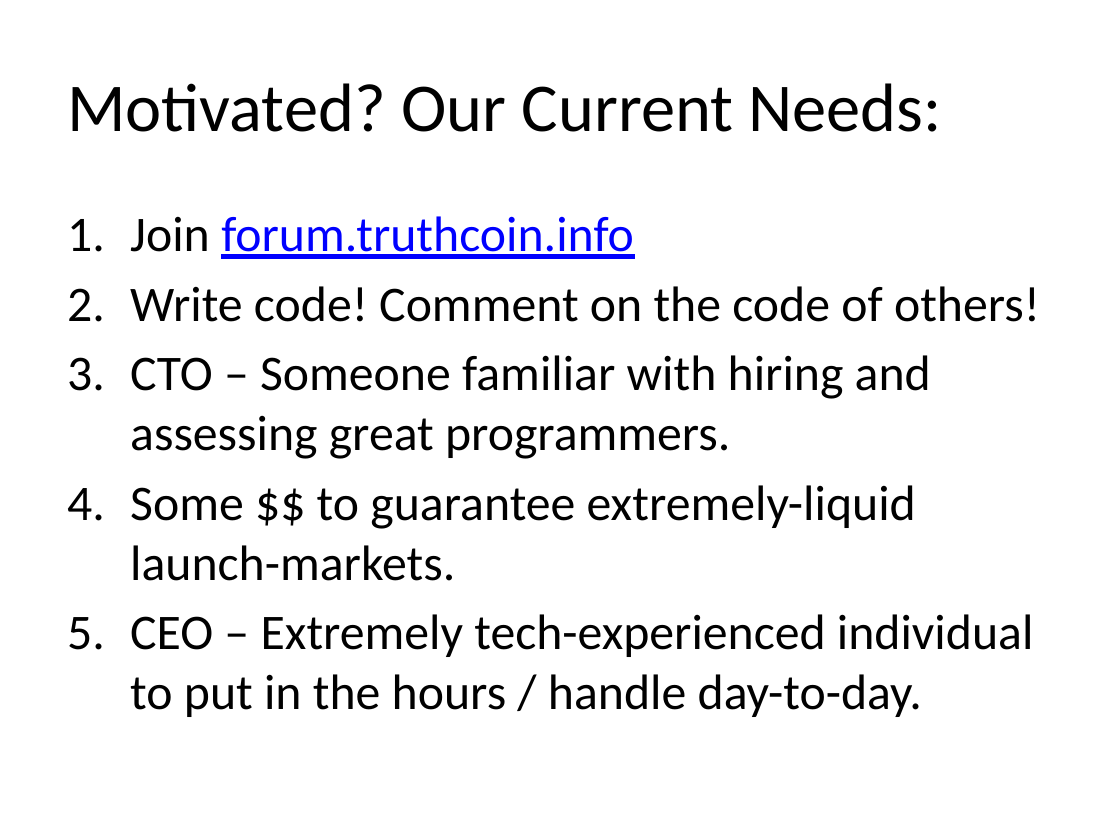
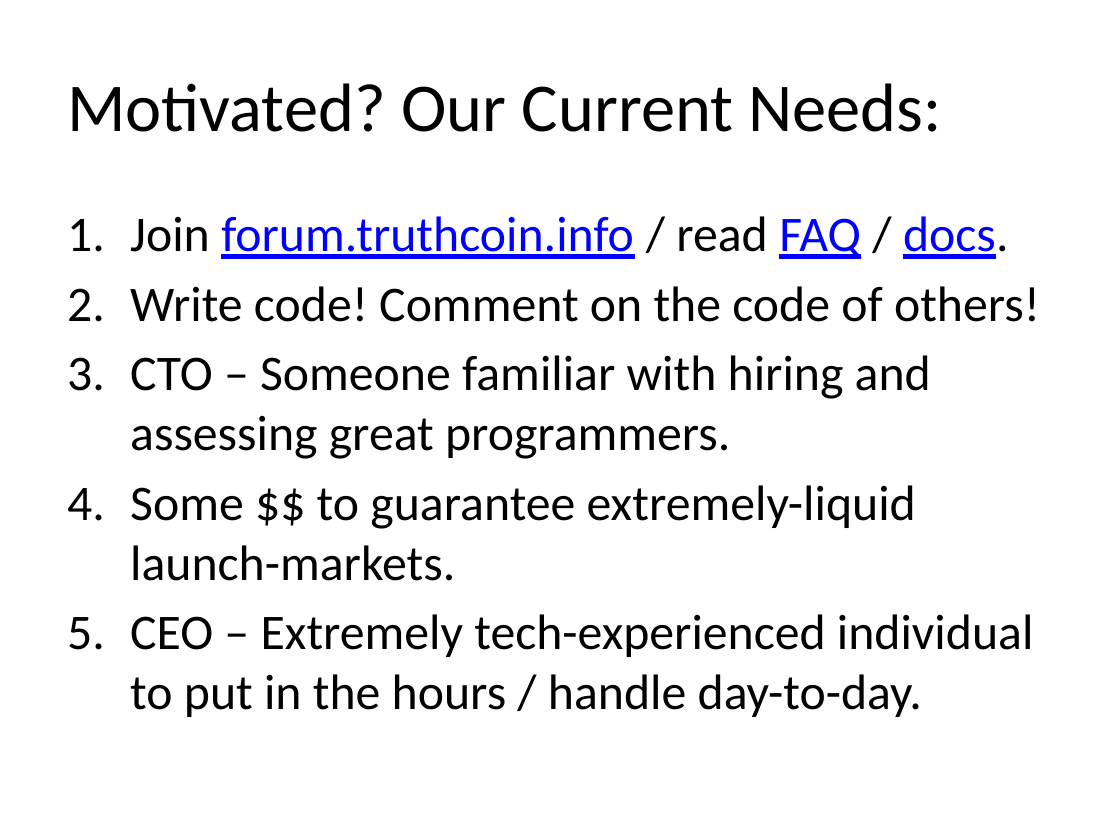
Before and after one commit to psztorc/Truthcoin, a slide deck: slide 13 of docs/TruthcoinValuable.pptx (slide 12 before the commit). Drawn at 1120x840 pixels with LibreOffice and Linux fonts; fonts in the diff are those of the drawing. Boxes give left, top, right and bottom in pixels: in the first picture for what was removed or moved away, otherwise in the second. Text is boxed around its words. In the diff, an @@ line names an element or a change of style, - is before the commit and + after.

```diff
--- a/docs/TruthcoinValuable.pptx
+++ b/docs/TruthcoinValuable.pptx
@@ text at <box>130,216,1009,259</box>: text changed @@
-1. Join forum.truthcoin.info
+1. Join forum.truthcoin.info / read FAQ / docs.
```
Also in this commit, not shown: 6 other slides changed, 1 slide added, 1 other file.
